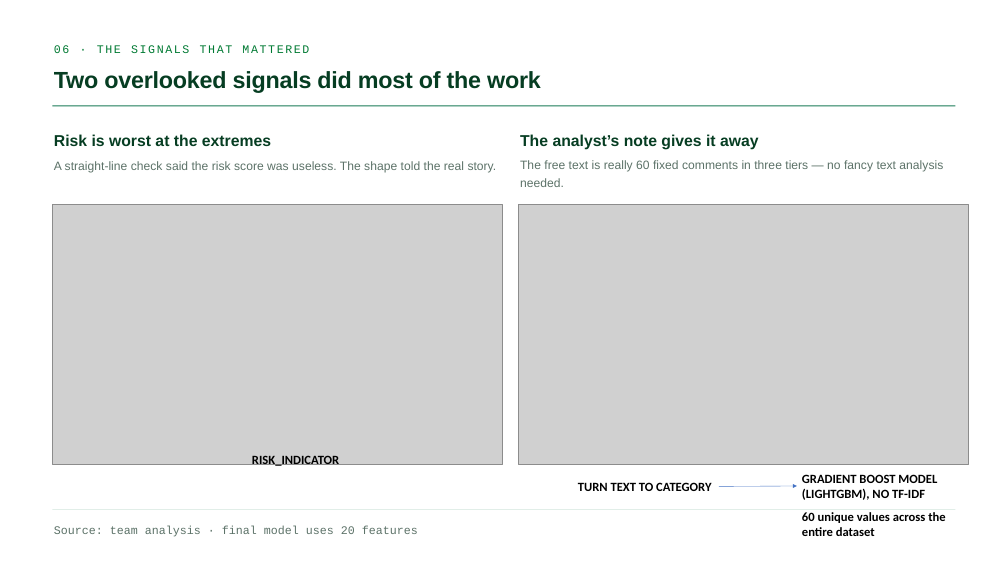
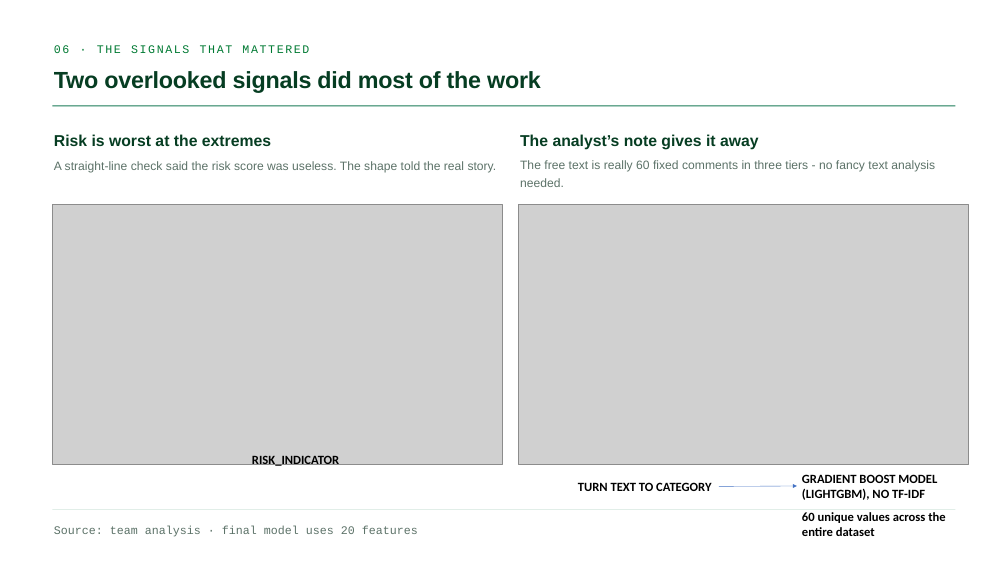
Before and after one commit to GianlucaBave/final-data-finance, a slide deck: slide 6 of presentation/Consulting_Finance_ML_Slides.pptx. Drawn at 1008x567 pixels with LibreOffice and Linux fonts; fonts in the diff are those of the drawing; grey boxes stand for pictures. Boxes give left, top, right and bottom in pixels: in the first picture for what was removed or moved away, otherwise in the second. Text is boxed around its words. In the diff, an @@ line names an element or a change of style, - is before the commit and + after.

```diff
--- a/presentation/Consulting_Finance_ML_Slides.pptx
+++ b/presentation/Consulting_Finance_ML_Slides.pptx
@@ text at bbox=[520, 160, 935, 187]: text changed @@
-The free text is really 60 fixed comments in three tiers — no fancy text analysis needed.
+The free text is really 60 fixed comments in three tiers - no fancy text analysis needed.
```
Also in this commit, not shown: 9 other slides changed.
